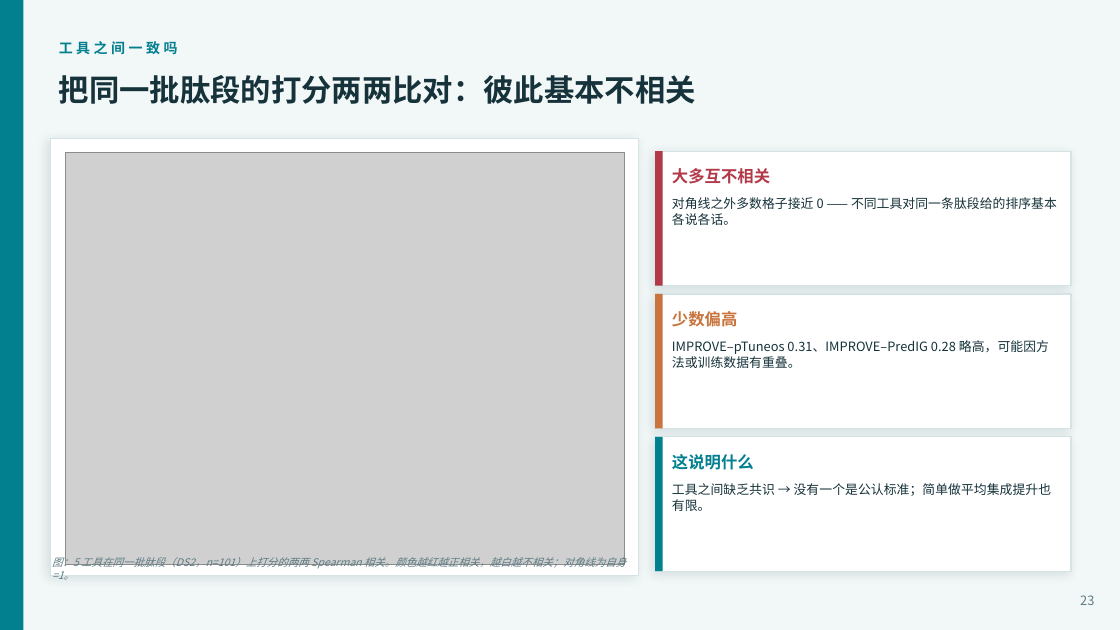
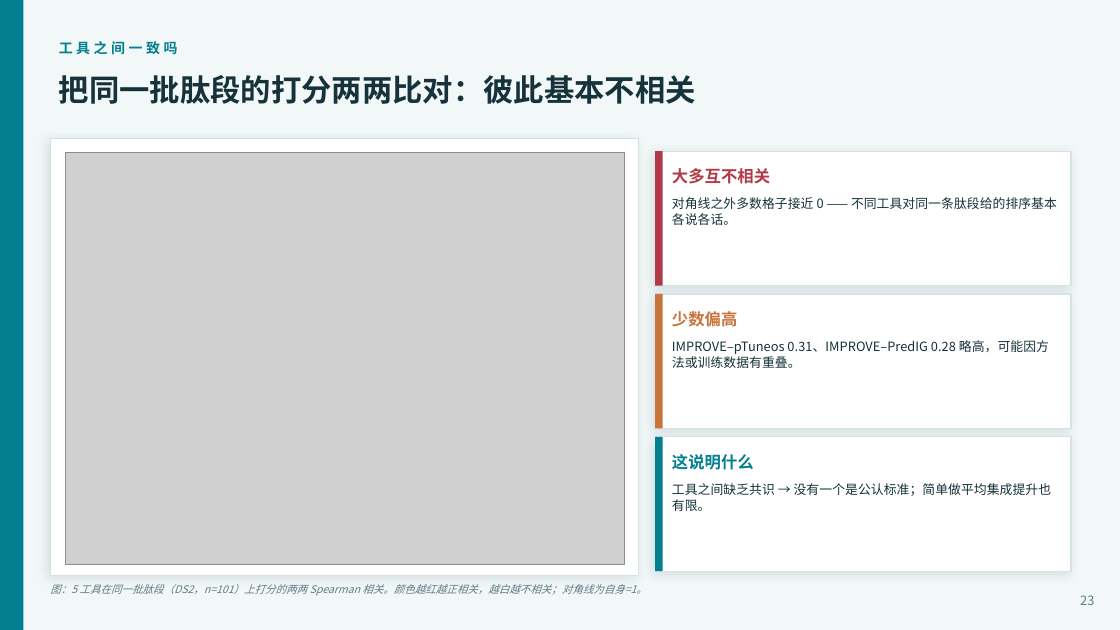
Before and after one commit to legacccY/YJ-Agent, a slide deck: slide 23 of project/meeting/QuantImmuBench/QuantImmuBench_5工具横评_2026-06-25.pptx. Drawn at 1120x630 pixels with LibreOffice and Linux fonts; fonts in the diff are those of the drawing; grey boxes stand for pictures. Boxes give left, top, right and bottom in pixels: in the first picture for what was removed or moved away, otherwise in the second. Text is boxed around its words. In the diff, an @@ line names an element or a change of style, - is before the commit and + after.

```diff
--- a/project/meeting/QuantImmuBench/QuantImmuBench_5工具横评_2026-06-25.pptx
+++ b/project/meeting/QuantImmuBench/QuantImmuBench_5工具横评_2026-06-25.pptx
@@ text "图：5 工具在同一批肽段（DS2，n=101）上打分的两两 Spearman 相关。颜色越红越正相关，越白越不相关；对角 ..." rewrapped from <box>52,555,627,580</box> to <box>50,584,647,596</box> @@
```
Also in this commit, not shown: 7 other slides changed, 1 other file.
